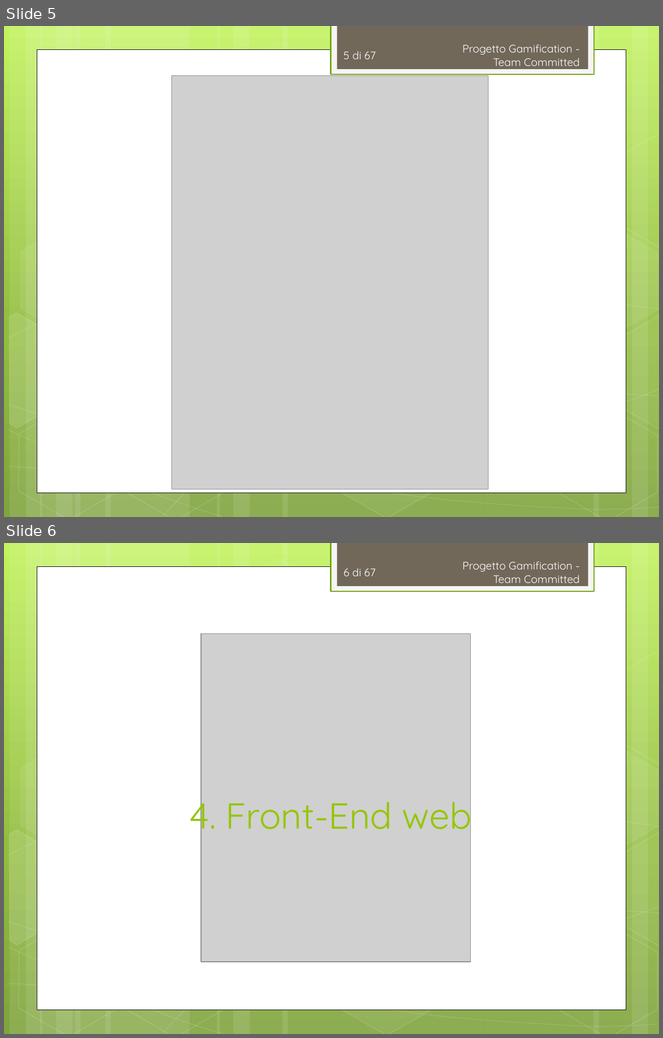
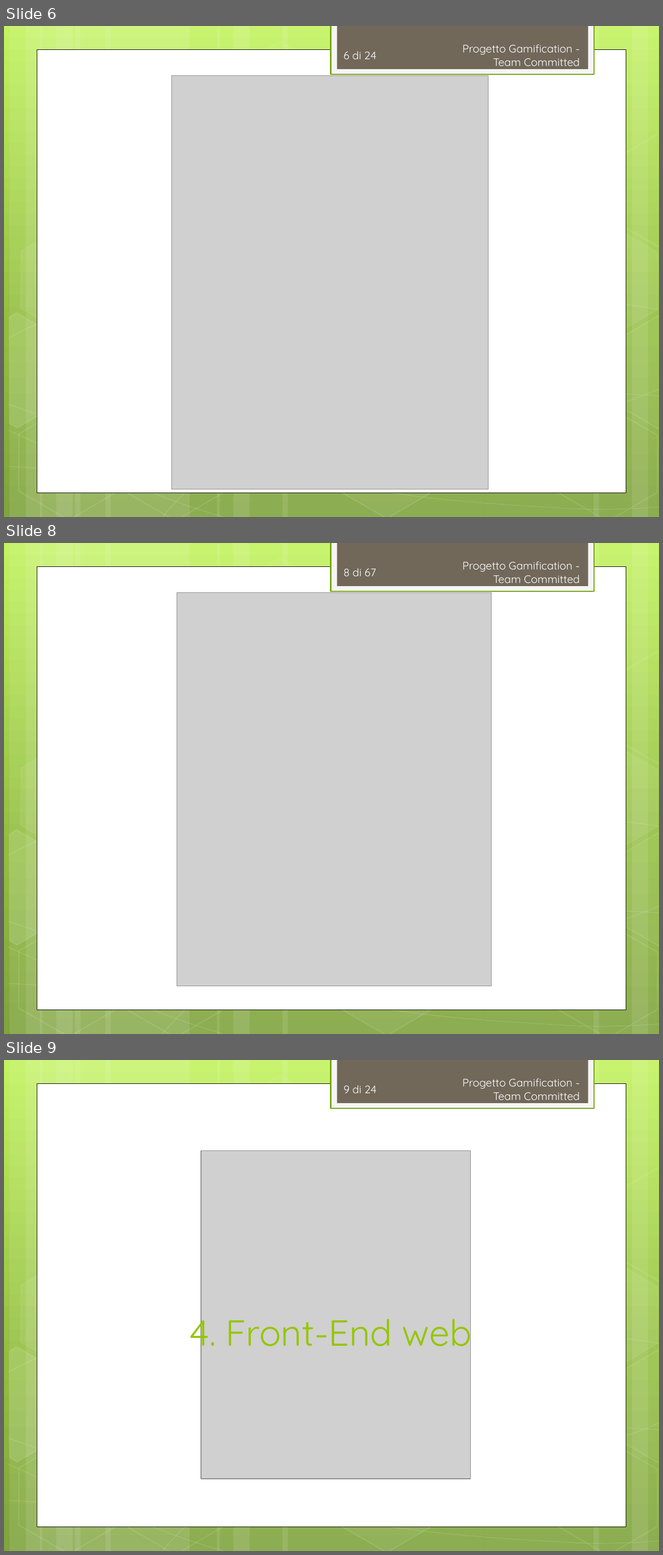
Before and after one commit to TeamCommitted/Team-Committed---Documenti, a slide deck: RP/Esterni/Presentazione/RP-Presentazione.pptx. Shown one above the other, each under a label of ours: slides 5 and 6 before the commit, slides 6, 8 and 9 after it; the slides between them are not shown. The pictures are 663x1038 and 663x1555 pixels, drawn with LibreOffice and Linux fonts; fonts in the diff are those of the drawing; grey boxes stand for pictures. Boxes give left, top, right and bottom in pixels: in the first picture for what was removed or moved away, otherwise in the second. Text is boxed around its words. In the diff, an @@ line names an element or a change of style, - is before the commit and + after.

```diff
--- a/RP/Esterni/Presentazione/RP-Presentazione.pptx
+++ b/RP/Esterni/Presentazione/RP-Presentazione.pptx
@@ slide 8 added at box(4, 543, 659, 1034), background gradient #C3F35F to #93BF3F to #81A53E; not listed: 31 template elements that a slide beside it also shows @@
@@ page number added at box(344, 568, 376, 576), 12 pt, text #FEFEFE @@
+8 di 67
@@ text added at box(463, 561, 580, 583), 12 pt, text #FEFEFE @@
+Progetto Gamification - Team Committed
@@ picture added at box(177, 593, 491, 987) @@
@@ what was slide 5 is now slide 6 @@
@@ page number at box(344, 51, 377, 59): text changed @@
-5 di 67
+6 di 24
@@ what was slide 6 is now slide 9 @@
@@ page number at box(344, 1085, 377, 1093): text changed @@
-6 di 67
+9 di 24
```
Also in this commit, not shown: 1 slide changed, 2 other slides added.
